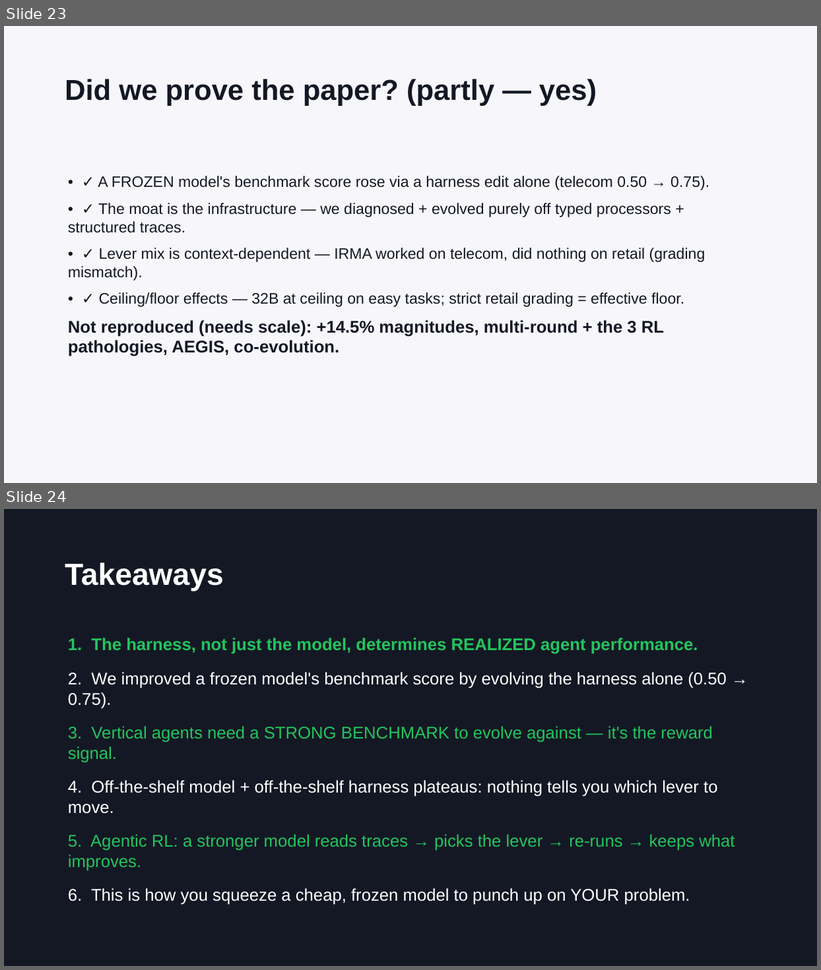
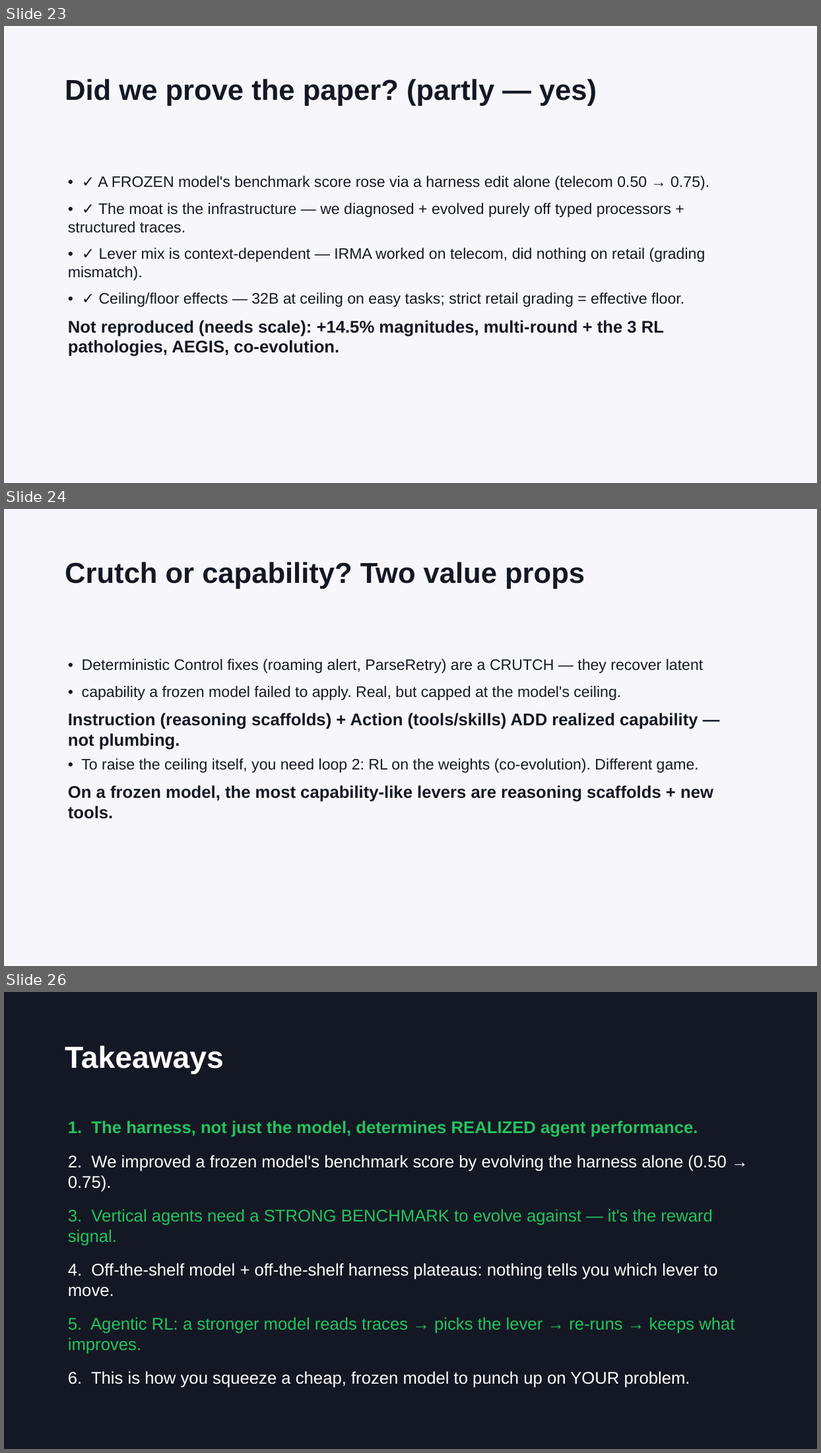
Before and after one commit to epuerta9/HarnessX, a slide deck: workshop/harness-evolution-workshop.pptx. Shown one above the other, each under a label of ours: slides 23 and 24 before the commit, slides 23, 24 and 26 after it; the slides between them are not shown. The pictures are 821x970 and 821x1453 pixels, drawn with LibreOffice and Linux fonts; fonts in the diff are those of the drawing. Boxes give left, top, right and bottom in pixels: in the first picture for what was removed or moved away, otherwise in the second. Text is boxed around its words. In the diff, an @@ line names an element or a change of style, - is before the commit and + after.

```diff
--- a/workshop/harness-evolution-workshop.pptx
+++ b/workshop/harness-evolution-workshop.pptx
@@ slide 24 added at <box>4,509,817,966</box>, background #F7F7FB @@
@@ text added at <box>65,562,585,589</box>, 34 pt, text #141824, bold @@
+Crutch or capability? Two value props
@@ text added at <box>68,659,714,819</box>, 18 pt, text #141824 @@
+• Deterministic Control fixes (roaming alert, ParseRetry) are a CRUTCH — they recover latent
+• capability a frozen model failed to apply. Real, but capped at the model's ceiling.
+Instruction (reasoning scaffolds) + Action (tools/skills) ADD realized capability — not plumbing.
+• To raise the ceiling itself, you need loop 2: RL on the weights (co-evolution). Different game.
+On a frozen model, the most capability-like levers are reasoning scaffolds + new tools.
@@ what was slide 24 is now slide 26 @@
```
Also in this commit, not shown: 1 other slide added, 4 other files.
